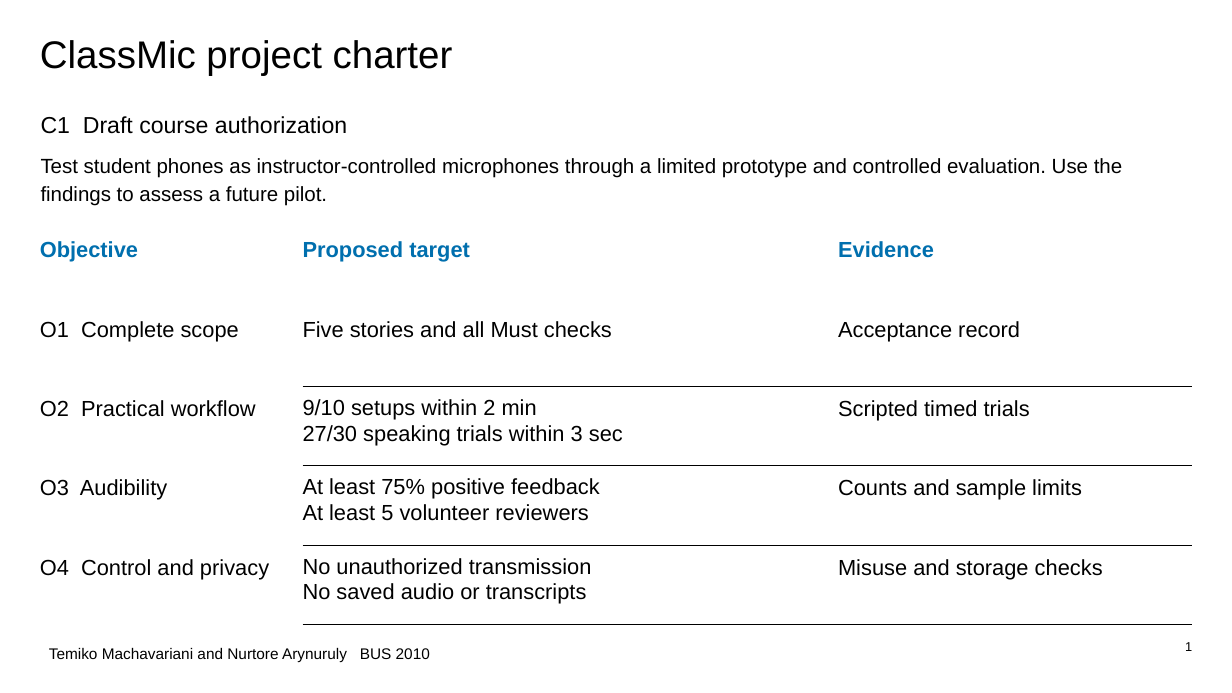
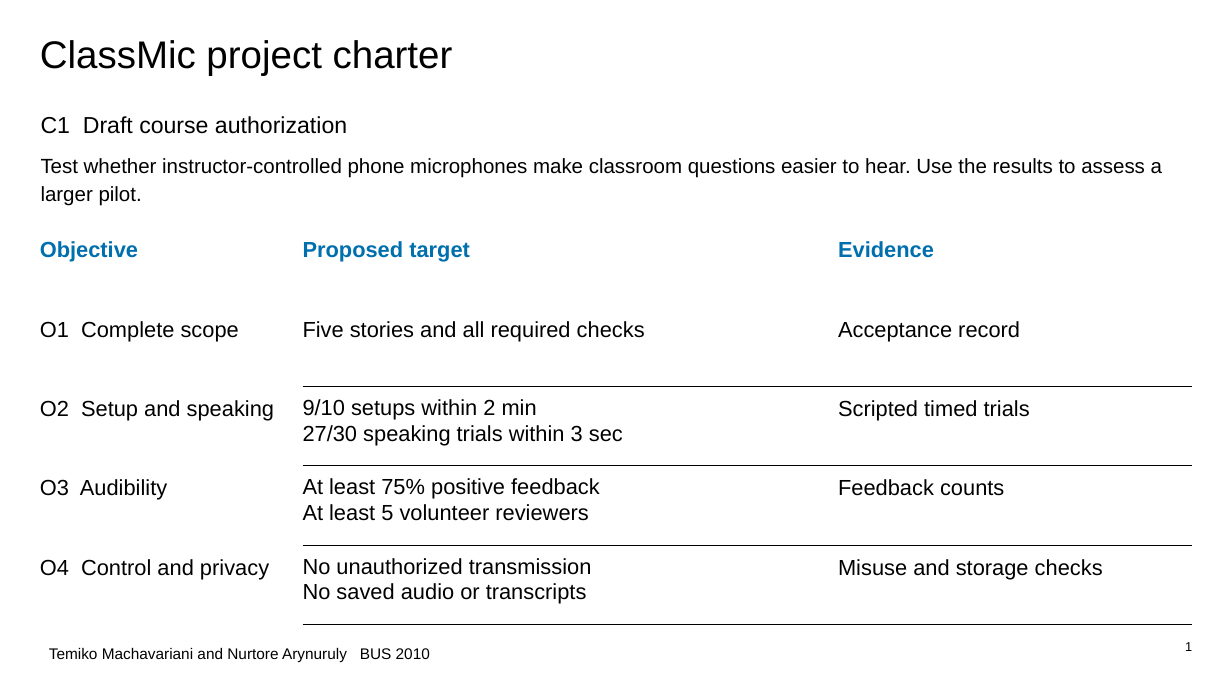
Before and after one commit to GravityCodez/project-managment, a slide deck: slide 1 of submissions/initial-phases/C_Charter/ClassMic_C1_Three_Slides.pptx. Drawn at 1232x693 pixels with LibreOffice and Linux fonts; fonts in the diff are those of the drawing. Boxes give left, top, right and bottom in pixels: in the first picture for what was removed or moved away, otherwise in the second. Text is boxed around its words. In the diff, an @@ line names an element or a change of style, - is before the commit and + after.

```diff
--- a/submissions/initial-phases/C_Charter/ClassMic_C1_Three_Slides.pptx
+++ b/submissions/initial-phases/C_Charter/ClassMic_C1_Three_Slides.pptx
@@ text at [41, 158, 1162, 206]: text changed @@
-Test student phones as instructor-controlled microphones through a limited prototype and controlled evaluation. Use the findings to assess a future pilot.
+Test whether instructor-controlled phone microphones make classroom questions easier to hear. Use the results to assess a larger pilot.
@@ table at [40, 227, 1192, 625] @@
-row 2, column 2: Five stories and all Must checks
+row 2, column 2: Five stories and all required checks
-row 3, column 1: O2 Practical workflow
+row 3, column 1: O2 Setup and speaking
-row 4, column 3: Counts and sample limits
+row 4, column 3: Feedback counts
```
Also in this commit, not shown: 2 other slides changed, 32 other files.
